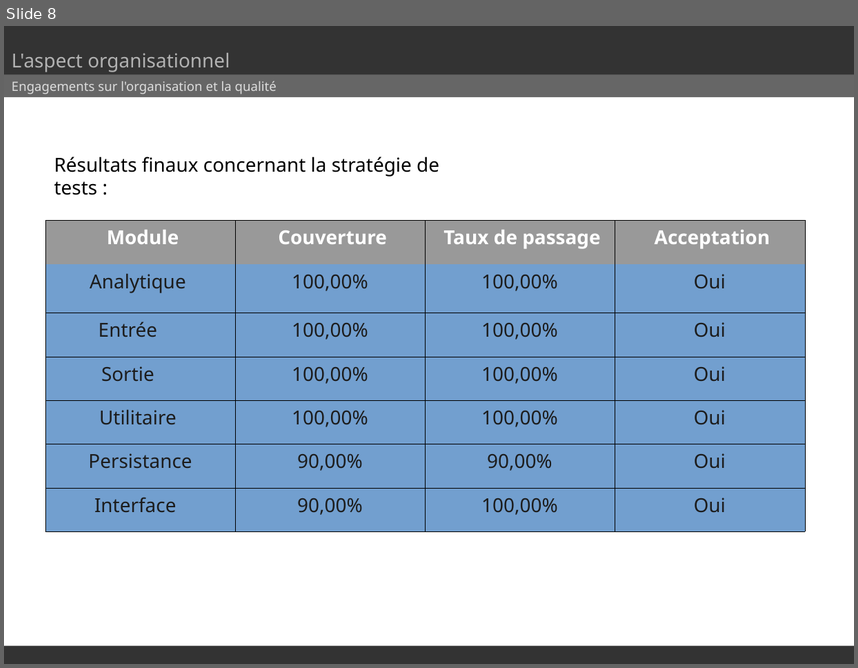
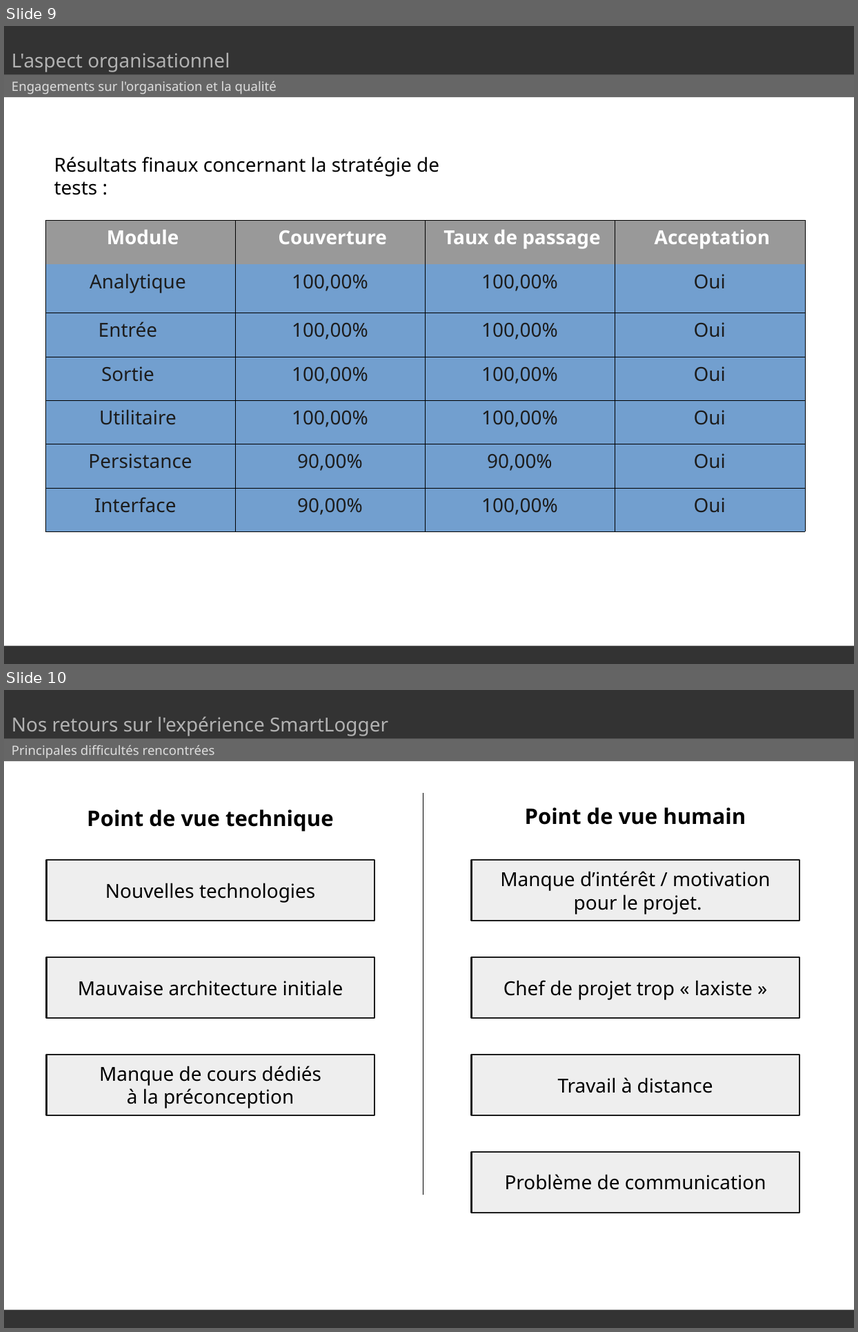
Before and after one commit to SmartLoggerManagement/SmartLogger, a slide deck: Soutenances/soutenance.odp. Shown one above the other, each under a label of ours: slide 8 before the commit, slides 9 and 10 after it. The pictures are 858x668 and 858x1332 pixels, drawn with LibreOffice and Linux fonts; fonts in the diff are those of the drawing. Boxes give left, top, right and bottom in pixels: in the first picture for what was removed or moved away, otherwise in the second. Text is boxed around its words. In the diff, an @@ line names an element or a change of style, - is before the commit and + after.

```diff
--- a/Soutenances/soutenance.odp
+++ b/Soutenances/soutenance.odp
@@ slide 10 added at bbox=[4, 690, 854, 1328], background #FFFFFF @@
@@ rectangle added at bbox=[4, 690, 854, 738], fill #333333 @@
@@ text added at bbox=[12, 716, 388, 736], 18 pt, text #B2B2B2 @@
+Nos retours sur l'expérience SmartLogger
@@ rectangle added at bbox=[4, 732, 854, 761], fill #666666 @@
@@ text added at bbox=[12, 745, 215, 758], 12 pt, text #DDDDDD @@
+Principales difficultés rencontrées
@@ text added at bbox=[87, 809, 334, 831], 20 pt, text #000000, bold @@
+Point de vue technique
@@ line added from (423, 793) to (423, 1194), #000000 0 pt @@
@@ text added at bbox=[525, 807, 746, 825], 20 pt, text #000000, bold @@
+Point de vue humain
@@ rectangle added at bbox=[46, 860, 375, 920], fill #EEEEEE, outline #1C1C1C 1.42 pt, 18 pt, text #000000 @@
+Nouvelles technologies
@@ rectangle added at bbox=[471, 860, 800, 920], fill #EEEEEE, outline #1C1C1C 1.42 pt, 18 pt, text #000000 @@
+Manque d’intérêt / motivation
+pour le projet.
@@ rectangle added at bbox=[46, 957, 375, 1018], fill #EEEEEE, outline #1C1C1C 1.42 pt, 18 pt, text #000000 @@
+Mauvaise architecture initiale
@@ rectangle added at bbox=[471, 957, 800, 1018], fill #EEEEEE, outline #1C1C1C 1.42 pt, 18 pt, text #000000 @@
+Chef de projet trop « laxiste »
@@ rectangle added at bbox=[46, 1054, 375, 1115], fill #EEEEEE, outline #1C1C1C 1.42 pt, 18 pt, text #000000 @@
+Manque de cours dédiés
+à la préconception
@@ rectangle added at bbox=[471, 1054, 800, 1115], fill #EEEEEE, outline #1C1C1C 1.42 pt, 18 pt, text #000000 @@
+Travail à distance
@@ rectangle added at bbox=[471, 1152, 800, 1212], fill #EEEEEE, outline #1C1C1C 1.42 pt, 18 pt, text #000000 @@
+Problème de communication
@@ rectangle added at bbox=[4, 1310, 854, 1328], fill #333333 @@
@@ what was slide 8 is now slide 9 @@
```
Also in this commit, not shown: 6 slides changed, 2 other slides added, 2 other files.
